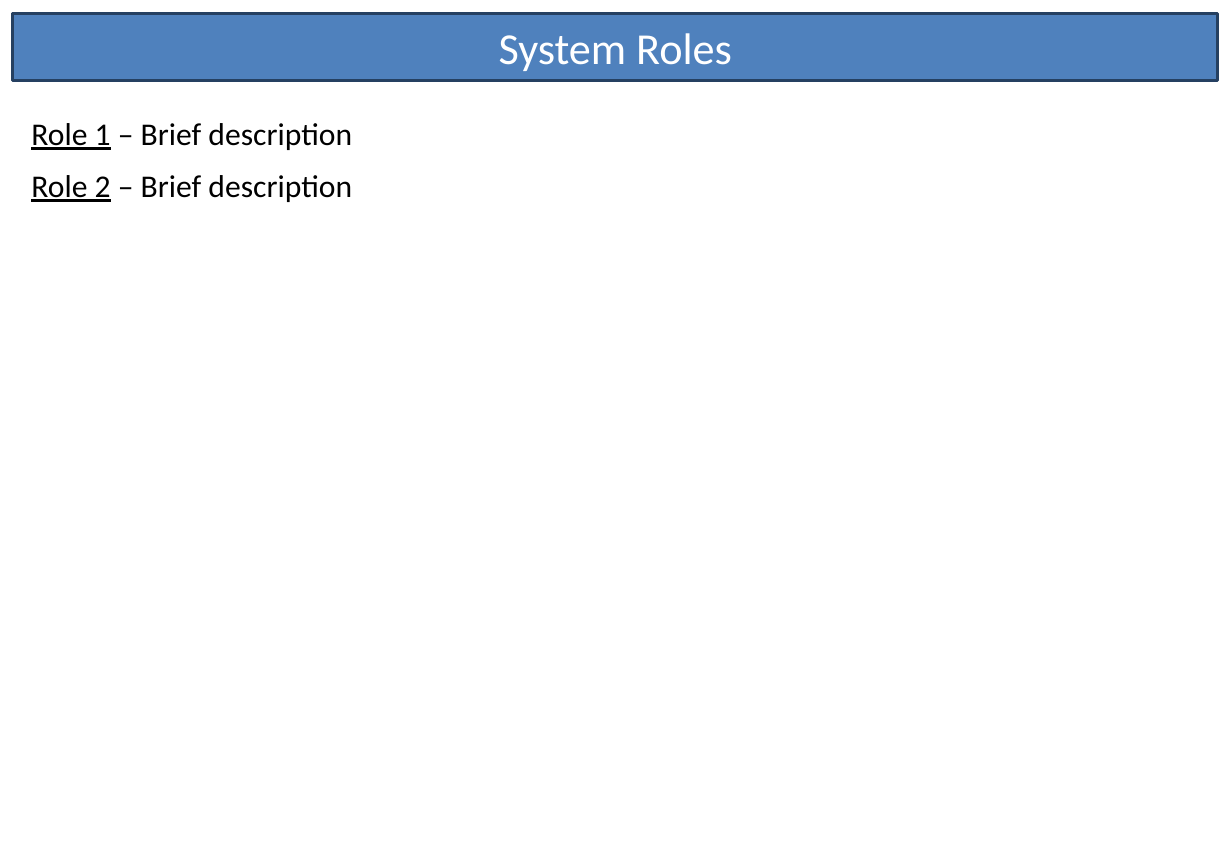
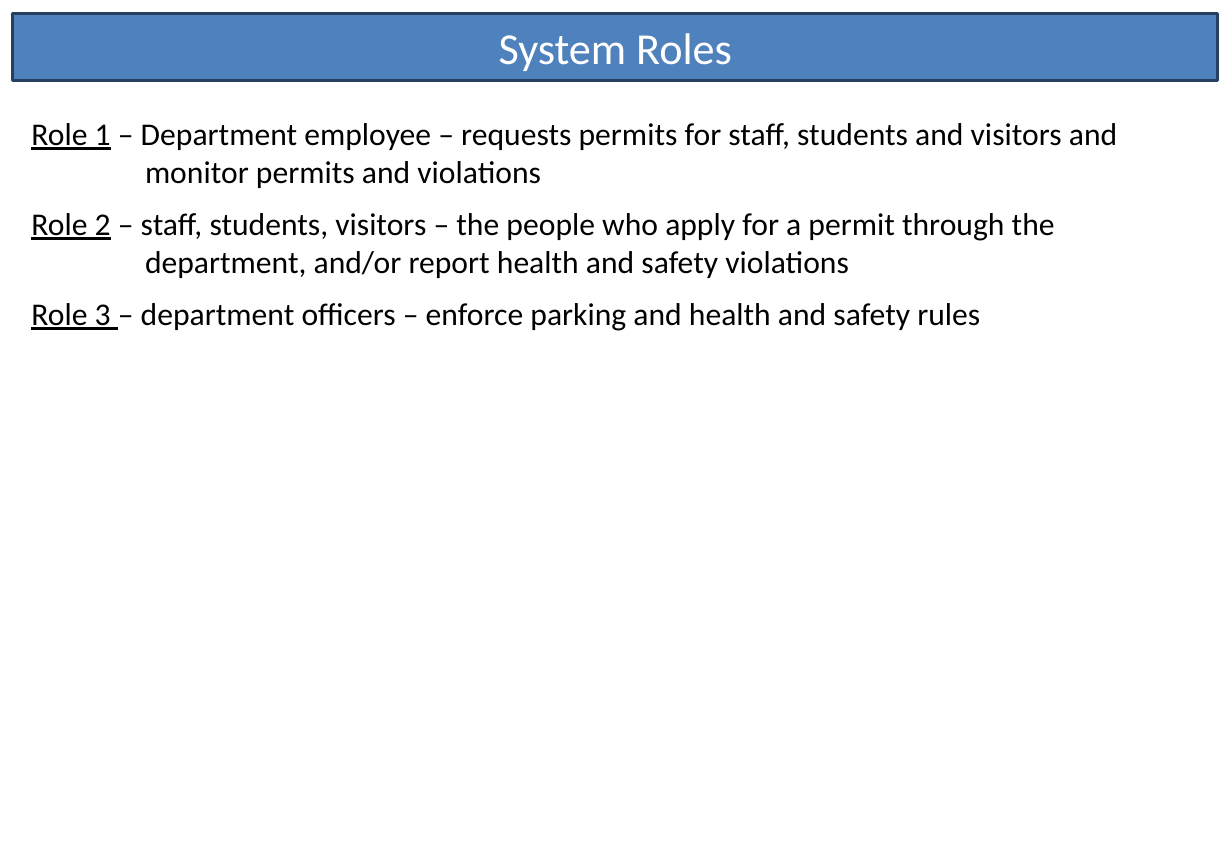
Before and after one commit to knich17/ParkingPermits, a slide deck: slide 1 of Assessment/Story Cards.pptx. Drawn at 1232x853 pixels with LibreOffice and Linux fonts; fonts in the diff are those of the drawing. Boxes give left, top, right and bottom in pixels: in the first picture for what was removed or moved away, otherwise in the second. Text is boxed around its words. In the diff, an @@ line names an element or a change of style, - is before the commit and + after.

Commit message:
added roles

```diff
--- a/Assessment/Story Cards.pptx
+++ b/Assessment/Story Cards.pptx
@@ text at (31,123,1117,331): text changed @@
-Role 1 – Brief description
-Role 2 – Brief description
+Role 1 – Department employee – requests permits for staff, students and visitors and monitor permits and violations
+Role 2 – staff, students, visitors – the people who apply for a permit through the department, and/or report health and safety violations
+Role 3 – department officers – enforce parking and health and safety rules
```
